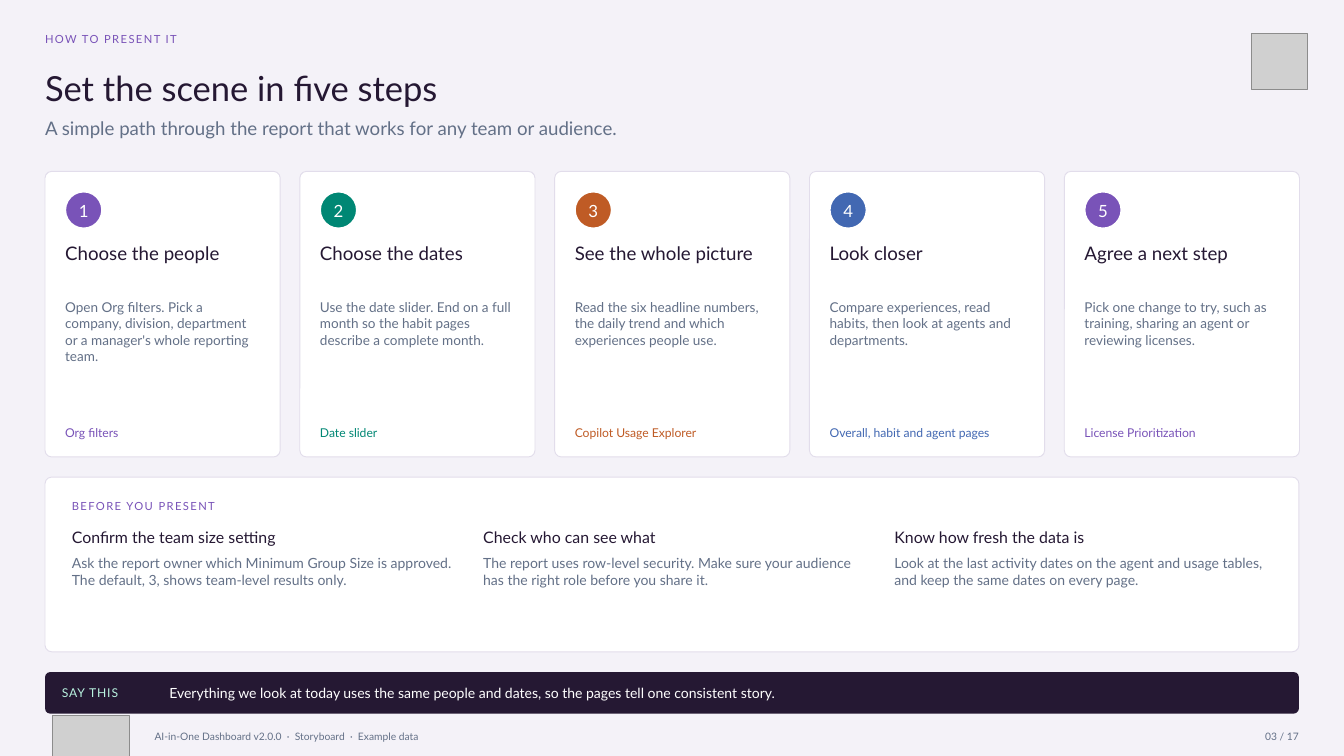
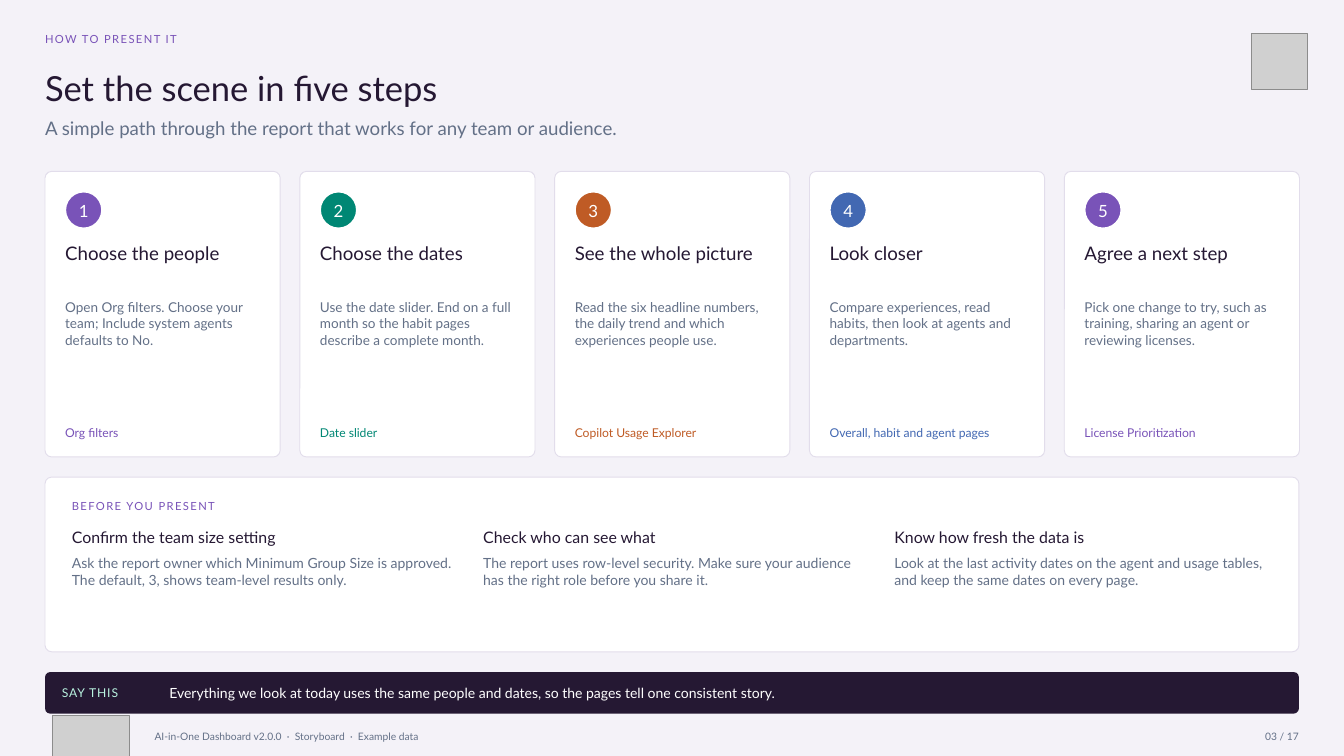
Before and after one commit to microsoft/AI-in-One-Dashboard, a slide deck: slide 3 of AI-in-One-v2.0.0-Storyboard.pptx. Drawn at 1344x756 pixels with LibreOffice and Linux fonts; fonts in the diff are those of the drawing; grey boxes stand for pictures. Boxes give left, top, right and bottom in pixels: in the first picture for what was removed or moved away, otherwise in the second. Text is boxed around its words. In the diff, an @@ line names an element or a change of style, - is before the commit and + after.

```diff
--- a/AI-in-One-v2.0.0-Storyboard.pptx
+++ b/AI-in-One-v2.0.0-Storyboard.pptx
@@ text at [65, 302, 243, 345]: text changed @@
-Open Org filters. Pick a company, division, department or a manager's whole reporting team.
+Open Org filters. Choose your team; Include system agents defaults to No.
```
Also in this commit, not shown: 9 other slides changed, 49 other files.
